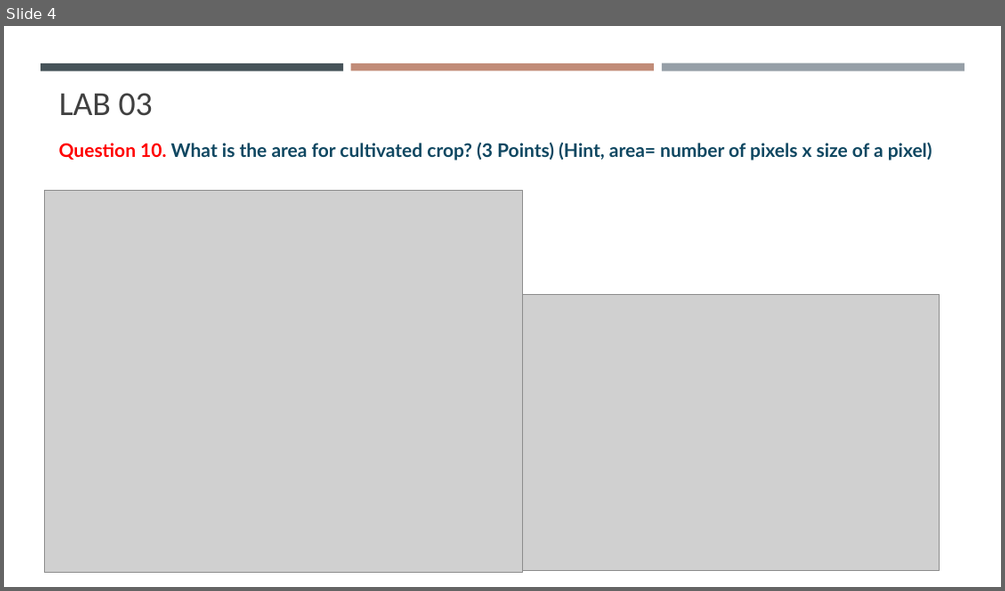
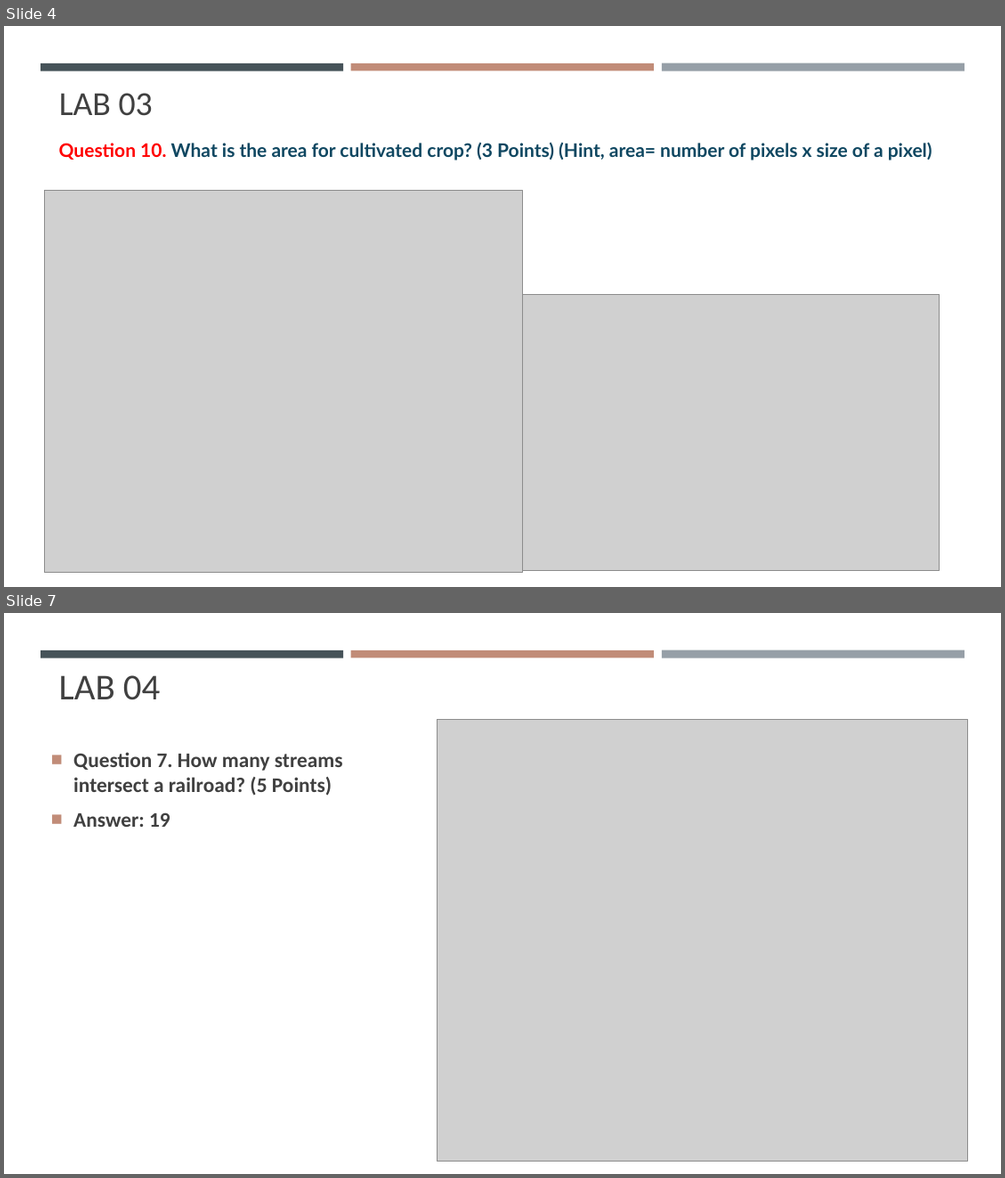
Before and after one commit to gisynw/GIS_I, a slide deck: docs/Lab/Lab03_04_Summary.pptx. Shown one above the other, each under a label of ours: slide 4 before the commit, slides 4 and 7 after it; the slides between them are not shown. The pictures are 1005x591 and 1005x1178 pixels, drawn with LibreOffice and Linux fonts; fonts in the diff are those of the drawing; grey boxes stand for pictures. Boxes give left, top, right and bottom in pixels: in the first picture for what was removed or moved away, otherwise in the second. Text is boxed around its words. In the diff, an @@ line names an element or a change of style, - is before the commit and + after.

```diff
--- a/docs/Lab/Lab03_04_Summary.pptx
+++ b/docs/Lab/Lab03_04_Summary.pptx
@@ slide 7 added at box(4, 613, 1001, 1174), background #FFFFFF; not listed: 3 template elements that a slide beside it also shows @@
@@ text added at box(59, 675, 160, 700), 35.1 pt, text #404040 @@
+LAB 04
@@ picture added at box(437, 719, 967, 1162) @@
@@ text added at box(73, 752, 343, 827), 20 pt, text #404040, bold @@
+■ Question 7. How many streams intersect a railroad? (5 Points)
+■ Answer: 19
```
Also in this commit, not shown: 3 other slides added, 42 other files.
